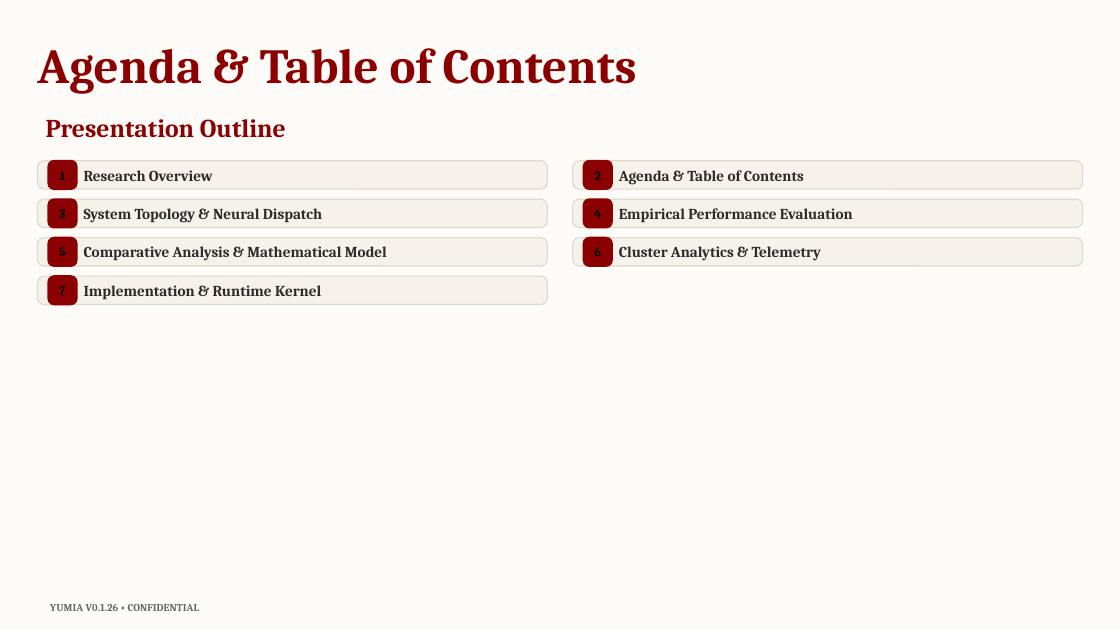
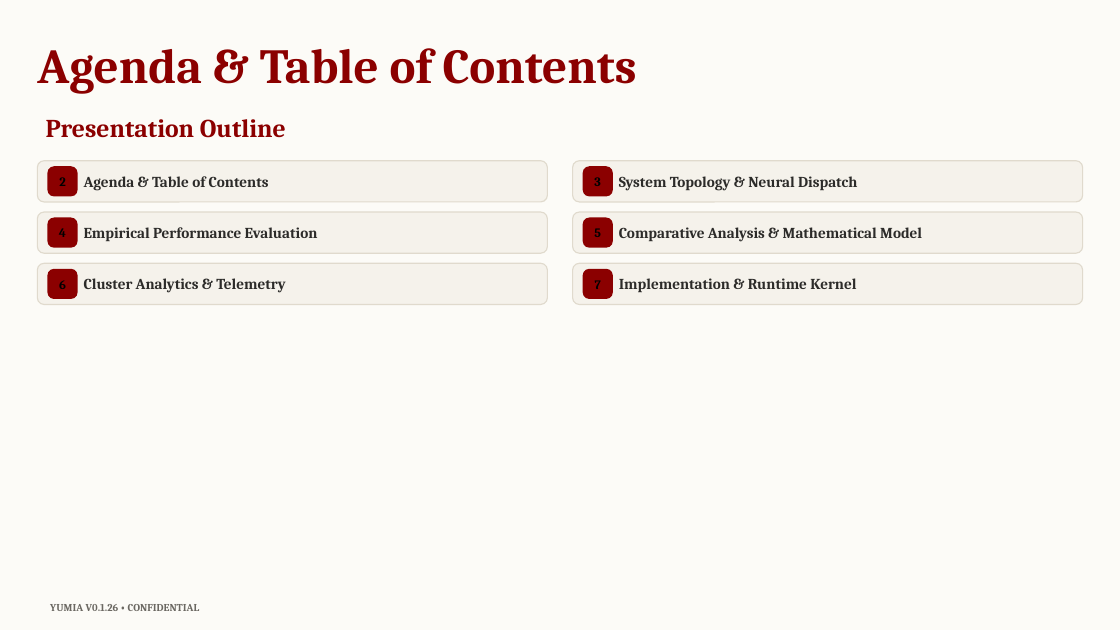
Before and after one commit to biagio-scaglia/Yumia-MD, a slide deck: slide 2 of presentation.pptx. Drawn at 1120x630 pixels with LibreOffice and Linux fonts; fonts in the diff are those of the drawing. Boxes give left, top, right and bottom in pixels: in the first picture for what was removed or moved away, otherwise in the second. Text is boxed around its words. In the diff, an @@ line names an element or a change of style, - is before the commit and + after.

```diff
--- a/presentation.pptx
+++ b/presentation.pptx
@@ rounded rectangle: place and size @@
-rounded rectangle at <box>37,160,547,189</box>
+rounded rectangle at <box>37,160,547,202</box>
@@ rounded rectangle: place and size @@
-rounded rectangle at <box>47,160,77,190</box>
+rounded rectangle at <box>47,166,77,197</box>
@@ text "2": place and size @@
-text "2" at <box>595,171,602,180</box>
+text "2" at <box>59,177,66,186</box>
@@ text removed at <box>60,171,66,180</box> @@
-1
@@ text "Agenda & Table of Contents": place and size @@
-text "Agenda & Table of Contents" at <box>619,170,804,185</box>
+text "Agenda & Table of Contents" at <box>84,176,269,191</box>
@@ text removed at <box>84,170,213,181</box> @@
-Research Overview
@@ rounded rectangle: place and size @@
-rounded rectangle at <box>573,160,1083,189</box>
+rounded rectangle at <box>573,160,1083,202</box>
@@ rounded rectangle: place and size @@
-rounded rectangle at <box>583,160,613,190</box>
+rounded rectangle at <box>583,166,613,197</box>
@@ text "3": place and size @@
-text "3" at <box>59,209,66,218</box>
+text "3" at <box>594,177,601,186</box>
@@ text "System Topology & Neural Dispatch": place and size @@
-text "System Topology & Neural Dispatch" at <box>84,208,322,223</box>
+text "System Topology & Neural Dispatch" at <box>619,176,857,191</box>
@@ rounded rectangle: place and size @@
-rounded rectangle at <box>37,199,547,228</box>
+rounded rectangle at <box>37,212,547,253</box>
@@ rounded rectangle removed at <box>37,238,547,266</box> @@
@@ rounded rectangle: place and size @@
-rounded rectangle at <box>47,198,77,229</box>
+rounded rectangle at <box>47,218,77,248</box>
@@ text "4": place and size @@
-text "4" at <box>594,209,601,218</box>
+text "4" at <box>59,228,66,237</box>
@@ rounded rectangle removed at <box>47,237,77,267</box> @@
@@ text "Empirical Performance Evaluation": place and size @@
-text "Empirical Performance Evaluation" at <box>619,208,853,223</box>
+text "Empirical Performance Evaluation" at <box>84,227,318,242</box>
@@ rounded rectangle: place and size @@
-rounded rectangle at <box>573,199,1083,228</box>
+rounded rectangle at <box>573,212,1083,253</box>
@@ rounded rectangle: place and size @@
-rounded rectangle at <box>583,198,613,229</box>
+rounded rectangle at <box>583,218,613,248</box>
@@ text "5": place and size @@
-text "5" at <box>59,247,66,256</box>
+text "5" at <box>594,228,601,237</box>
@@ text "Comparative Analysis & Mathematical Model": place and size @@
-text "Comparative Analysis & Mathematical Model" at <box>84,246,387,261</box>
+text "Comparative Analysis & Mathematical Model" at <box>619,227,922,242</box>
@@ rounded rectangle: place and size @@
-rounded rectangle at <box>37,276,547,305</box>
+rounded rectangle at <box>37,263,547,304</box>
@@ rounded rectangle: place and size @@
-rounded rectangle at <box>47,276,77,306</box>
+rounded rectangle at <box>47,269,77,299</box>
@@ text "6": place and size @@
-text "6" at <box>594,247,601,256</box>
+text "6" at <box>59,280,66,289</box>
@@ text "Cluster Analytics & Telemetry": place and size @@
-text "Cluster Analytics & Telemetry" at <box>619,246,821,261</box>
+text "Cluster Analytics & Telemetry" at <box>84,278,285,293</box>
@@ proportions changed in 6 elements at <box>37,160,547,202</box>, <box>573,160,1083,202</box>, <box>37,263,547,304</box>, <box>37,212,547,253</box>, <box>573,212,1083,253</box>, <box>573,263,1083,304</box> @@
@@ rounded rectangle: place and size @@
-rounded rectangle at <box>573,238,1083,266</box>
+rounded rectangle at <box>573,263,1083,304</box>
@@ rounded rectangle: place and size @@
-rounded rectangle at <box>583,237,613,267</box>
+rounded rectangle at <box>583,269,613,299</box>
@@ text "7": place and size @@
-text "7" at <box>59,286,65,295</box>
+text "7" at <box>595,280,601,289</box>
@@ text "Implementation & Runtime Kernel": place and size @@
-text "Implementation & Runtime Kernel" at <box>84,285,321,300</box>
+text "Implementation & Runtime Kernel" at <box>619,278,856,293</box>
```
Also in this commit, not shown: 3 other slides changed, 21 other files.
